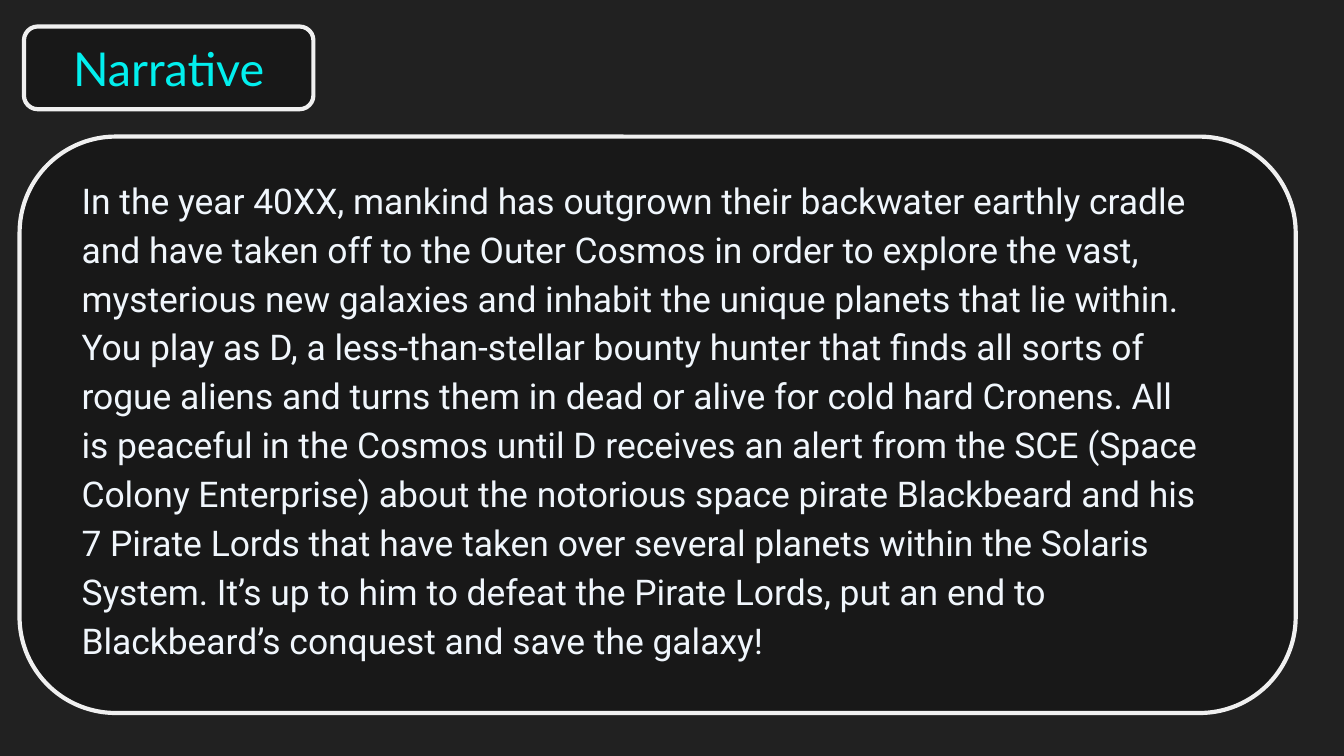
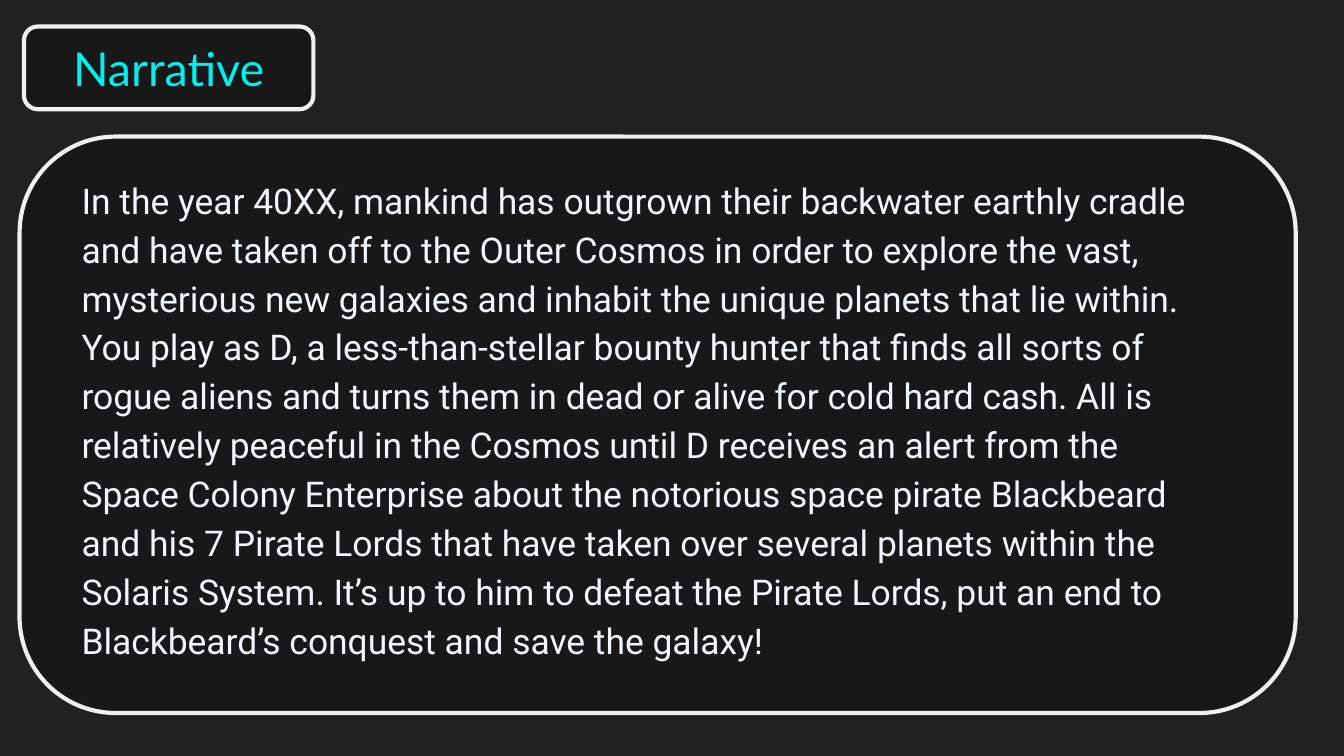
Before and after one commit to IzzyyD/Space-Hunter-D, a slide deck: slide 6 of Space Hunter D - Game Design Document.pptx. Drawn at 1344x756 pixels with LibreOffice and Linux fonts; fonts in the diff are those of the drawing; background and template pictures are left out. Boxes give left, top, right and bottom in pixels: in the first picture for what was removed or moved away, otherwise in the second. Text is boxed around its words. In the diff, an @@ line names an element or a change of style, - is before the commit and + after.

```diff
--- a/Space Hunter D - Game Design Document.pptx
+++ b/Space Hunter D - Game Design Document.pptx
@@ text at (82,187,1185,662): text changed @@
-In the year 40XX, mankind has outgrown their backwater earthly cradle and have taken off to the Outer Cosmos in order to explore the vast, mysterious new galaxies and inhabit the unique planets that lie within. You play as D, a less-than-stellar bounty hunter that finds all sorts of rogue aliens and turns them in dead or alive for cold hard Cronens. All is peaceful in the Cosmos until D receives an alert from the SCE (Space Colony Enterprise) about the notorious space pirate Blackbeard and his 7 Pirate Lords that have taken over several planets within the Solaris System. It’s up to him to defeat the Pirate Lords, put an end to Blackbeard’s conquest and save the galaxy!
+In the year 40XX, mankind has outgrown their backwater earthly cradle and have taken off to the Outer Cosmos in order to explore the vast, mysterious new galaxies and inhabit the unique planets that lie within. You play as D, a less-than-stellar bounty hunter that finds all sorts of rogue aliens and turns them in dead or alive for cold hard cash. All is relatively peaceful in the Cosmos until D receives an alert from the Space Colony Enterprise about the notorious space pirate Blackbeard and his 7 Pirate Lords that have taken over several planets within the Solaris System. It’s up to him to defeat the Pirate Lords, put an end to Blackbeard’s conquest and save the galaxy!
```
Also in this commit, not shown: 1 other file.
